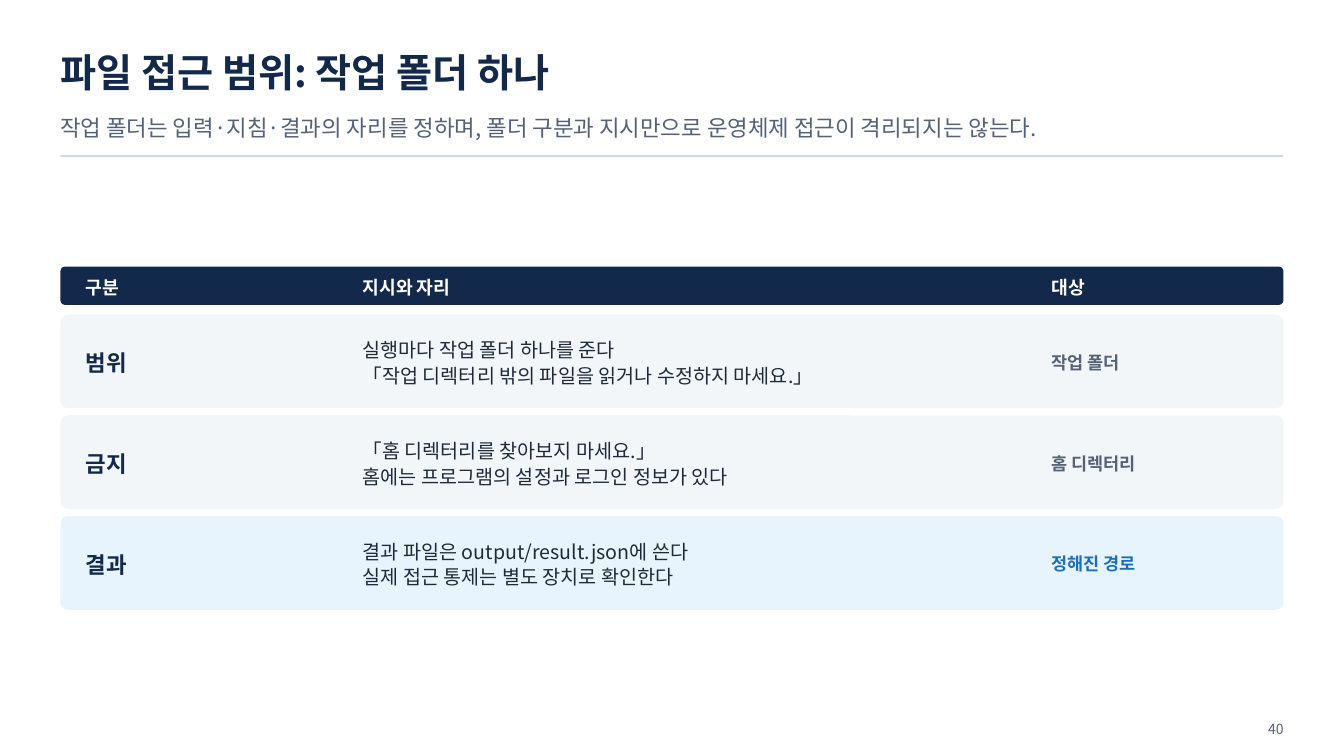
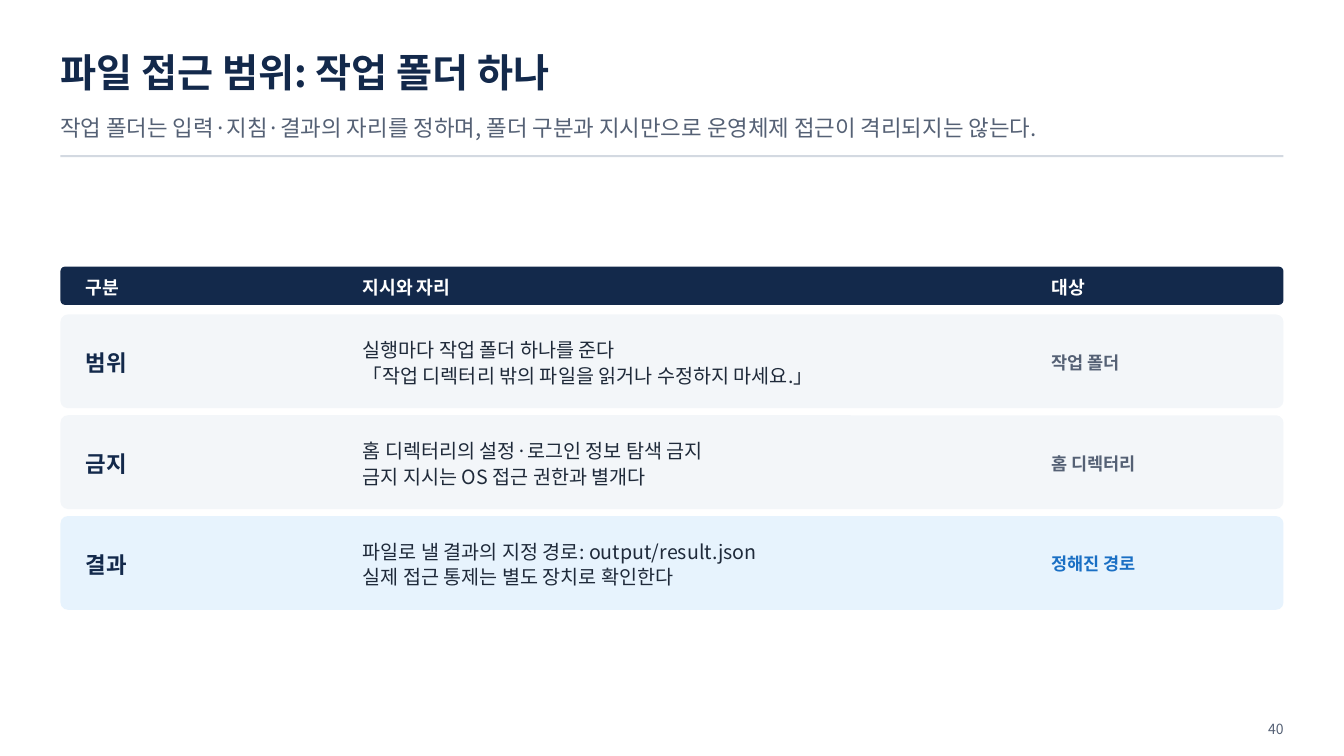
Before and after one commit to uengine-oss/hyd-iot-edu, a slide deck: slide 40 of workspace/강의제작/산출물/통합반/이론_오프라인/06회차/통합반_오프라인_06회차.pptx. Drawn at 1344x756 pixels with LibreOffice and Linux fonts; fonts in the diff are those of the drawing. Boxes give left, top, right and bottom in pixels: in the first picture for what was removed or moved away, otherwise in the second. Text is boxed around its words. In the diff, an @@ line names an element or a change of style, - is before the commit and + after.

Commit message:
통합반 현장 6회차 39~45장 파일 조회 범위·인증 정보와 빈 결과·실패·잘림을 구별해 기록하는 현장 화면과 노트를 검증한다

```diff
--- a/workspace/강의제작/산출물/통합반/이론_오프라인/06회차/통합반_오프라인_06회차.pptx
+++ b/workspace/강의제작/산출물/통합반/이론_오프라인/06회차/통합반_오프라인_06회차.pptx
@@ text at [363,441,703,486]: text changed @@
-「홈 디렉터리를 찾아보지 마세요.」
-홈에는 프로그램의 설정과 로그인 정보가 있다
+홈 디렉터리의 설정·로그인 정보 탐색 금지
+금지 지시는 OS 접근 권한과 별개다
@@ text at [363,542,757,564]: text changed @@
-결과 파일은 output/result.json에 쓴다
+파일로 낼 결과의 지정 경로: output/result.json
```
Also in this commit, not shown: 5 other slides changed, 10 other files.
